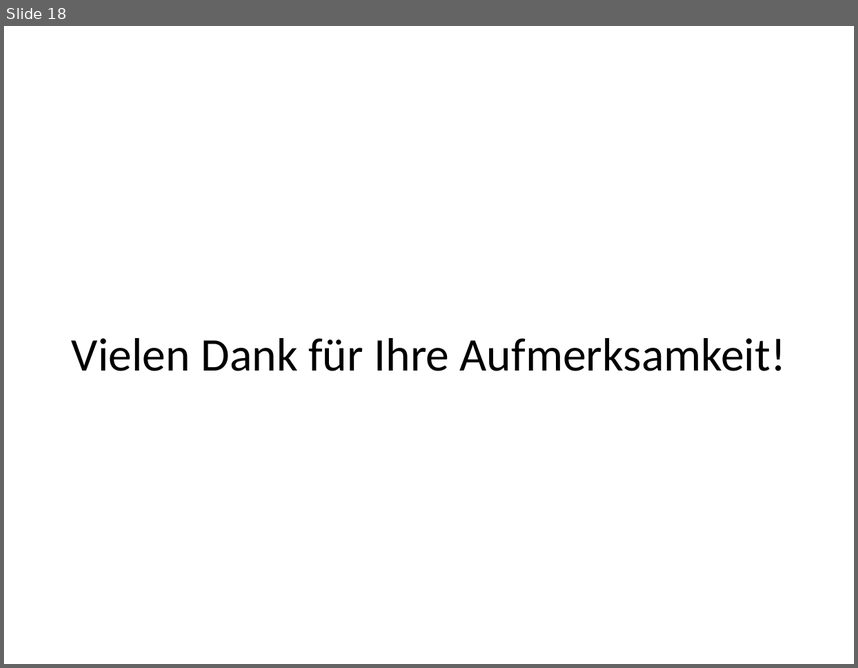
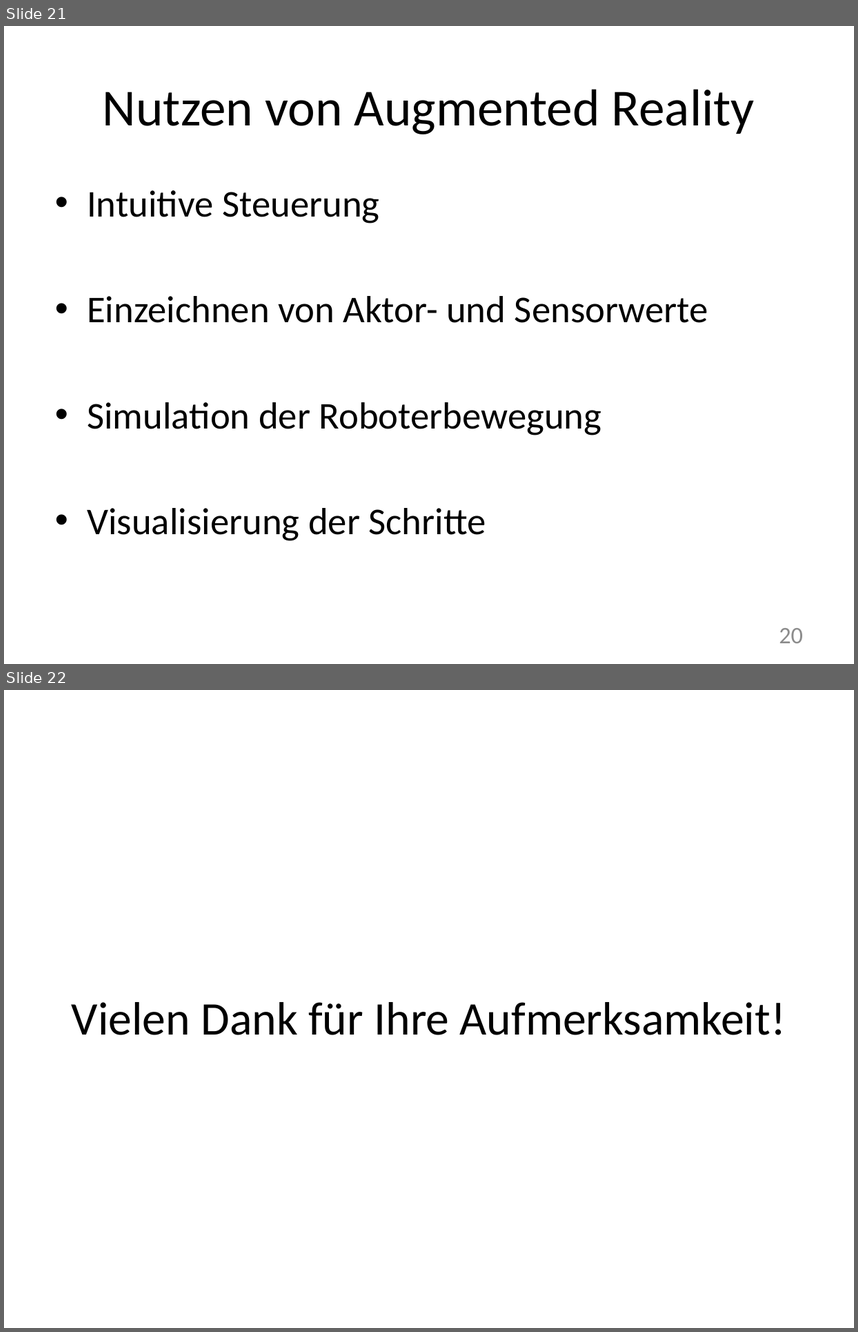
Before and after one commit to cjaneczek-tgm/mat-kopg, a slide deck: PROJEKTUMFELD.pptx. Shown one above the other, each under a label of ours: slide 18 before the commit, slides 21 and 22 after it. The pictures are 858x668 and 858x1332 pixels, drawn with LibreOffice and Linux fonts; fonts in the diff are those of the drawing. Boxes give left, top, right and bottom in pixels: in the first picture for what was removed or moved away, otherwise in the second. Text is boxed around its words. In the diff, an @@ line names an element or a change of style, - is before the commit and + after.

```diff
--- a/PROJEKTUMFELD.pptx
+++ b/PROJEKTUMFELD.pptx
@@ slide 21 added at [4, 26, 854, 664], background #FFFFFF @@
@@ title added at [103, 89, 755, 134], 44 pt, text #000000 @@
+Nutzen von Augmented Reality
@@ text added at [87, 190, 708, 541], 32 pt, text #000000 @@
+• Intuitive Steuerung
+• Einzeichnen von Aktor- und Sensorwerte
+• Simulation der Roboterbewegung
+• Visualisierung der Schritte
@@ text added at [779, 628, 803, 643], 20 pt, text #8C8C8C @@
+20
@@ what was slide 18 is now slide 22 @@
```
Also in this commit, not shown: 10 slides changed, 4 other slides added, 1 slide removed, 2 other files.
